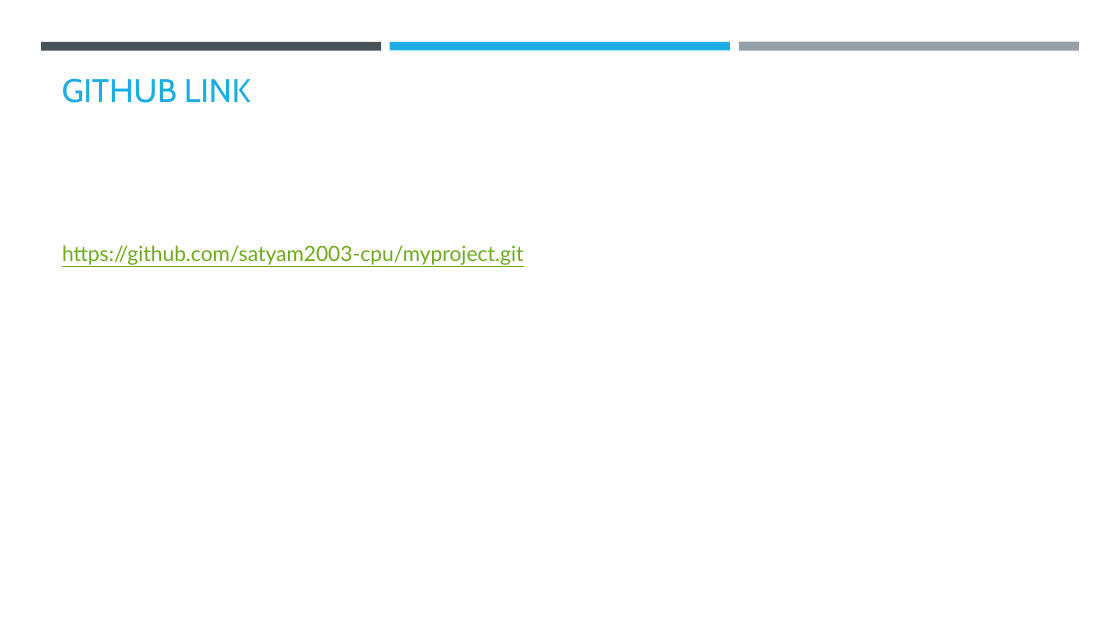
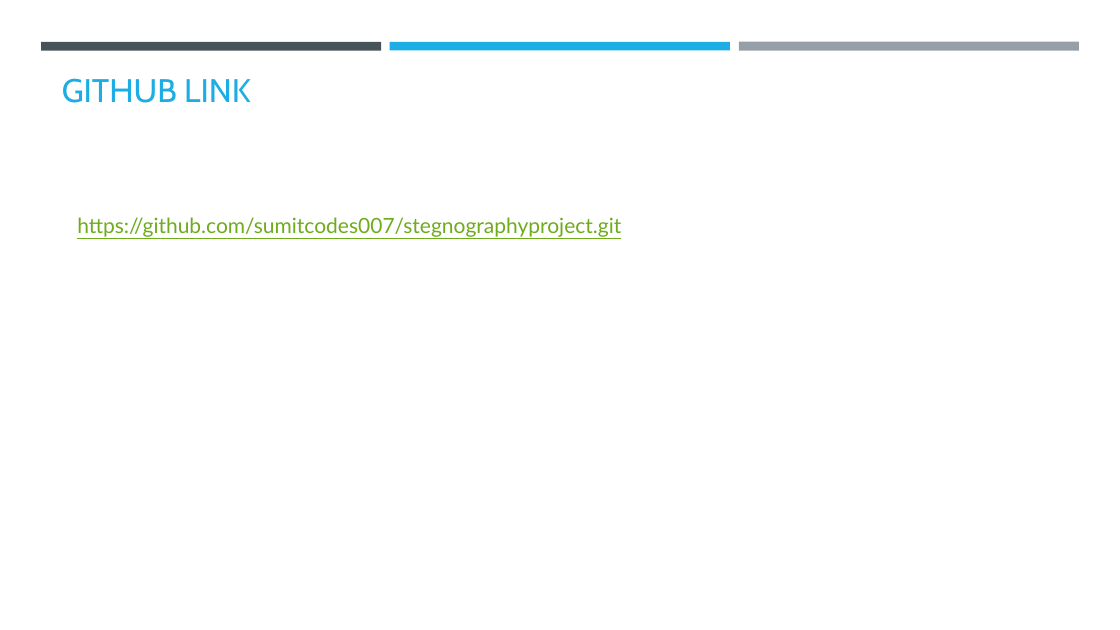
Before and after one commit to sumitcodes007/stegnographyproject, a slide deck: slide 9 of AICTE PPT Template.pptx. Drawn at 1120x630 pixels with LibreOffice and Linux fonts; fonts in the diff are those of the drawing; background and template pictures are left out. Boxes give left, top, right and bottom in pixels: in the first picture for what was removed or moved away, otherwise in the second. Text is boxed around its words. In the diff, an @@ line names an element or a change of style, - is before the commit and + after.

```diff
--- a/AICTE PPT Template.pptx
+++ b/AICTE PPT Template.pptx
@@ text at [77, 217, 621, 237]: text changed @@
-https://github.com/satyam2003-cpu/myproject.git
+https://github.com/sumitcodes007/stegnographyproject.git
```
Also in this commit, not shown: 1 other slide changed, 2 other files.
